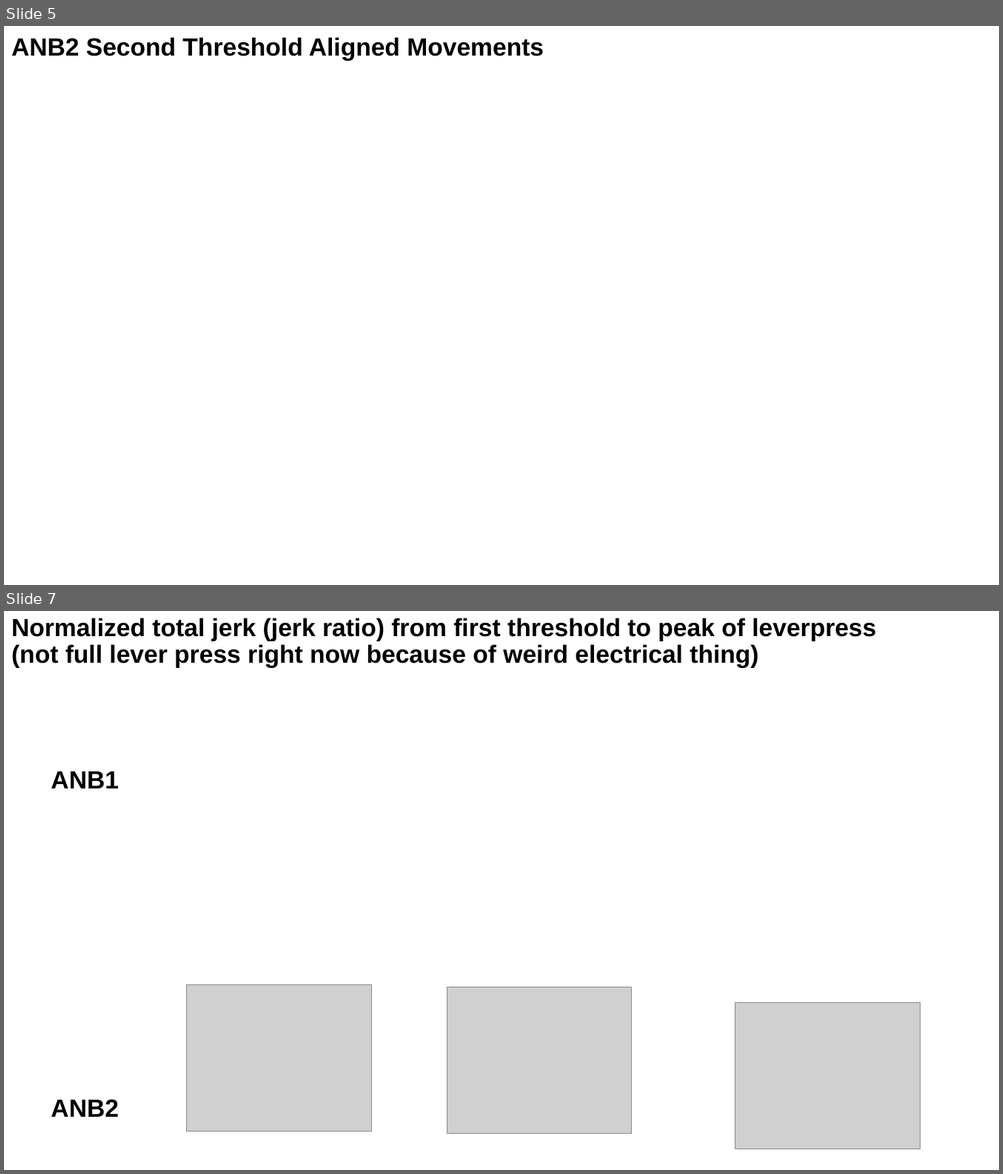
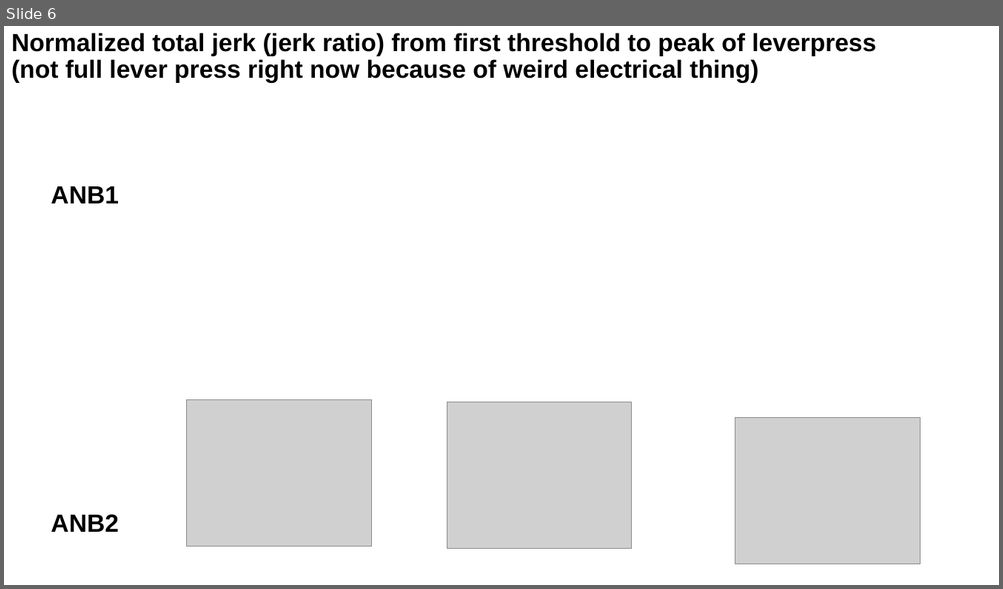
Before and after one commit to paulazoo/behavior, a slide deck: presentations_and_figures/240205.pptx. Shown one above the other, each under a label of ours: slides 5 and 7 before the commit, slide 6 after it; the slides between them are not shown. The pictures are 1003x1174 and 1003x589 pixels, drawn with LibreOffice and Linux fonts; fonts in the diff are those of the drawing; grey boxes stand for pictures. Boxes give left, top, right and bottom in pixels: in the first picture for what was removed or moved away, otherwise in the second. Text is boxed around its words. In the diff, an @@ line names an element or a change of style, - is before the commit and + after.

```diff
--- a/presentations_and_figures/240205.pptx
+++ b/presentations_and_figures/240205.pptx
@@ slide 5 removed at (x1=4, y1=26, x2=999, y2=585), background #FFFFFF @@
@@ title removed at (x1=11, y1=37, x2=543, y2=61) @@
-ANB2 Second Threshold Aligned Movements
@@ what was slide 7 is now slide 6 @@
```
Also in this commit, not shown: 4 slides changed, 7 other files.
